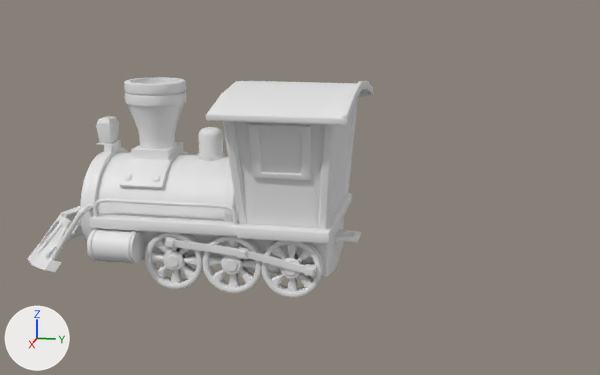
Two versions of the OBJ model _Intensifs-2025 (Dossier Unity)/Assets/_Alice/train.obj, one commit apart.
One viewpoint serves both versions: a 50 mm camera at (21.18, 6.68, 7.76) aimed at (-0.06, 2.44, 2.45). Every picture has the same lights, and +X, +Y and +Z are marked at lower left. Where no turn or scale is listed for an object, it has been applied to the vertices.

In view in the first picture: 'cabine', 'cheminer', 'devant', 'nez', 'nez.002', 'poutre.002', 'roue', 'roue.001', 'roue.002', 'socle_cheminer', 'sol', 'truc'.
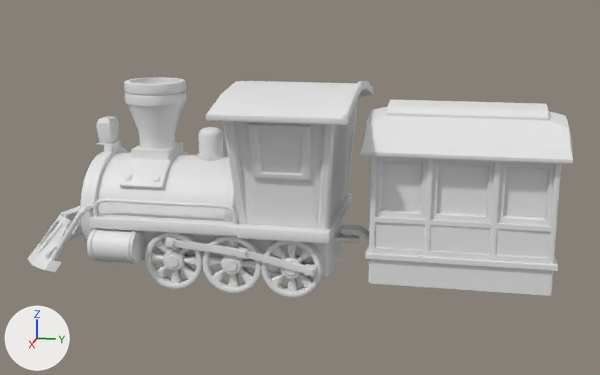
Edits to the bpy script that builds the scene:
```text
Add me_cube:
    me_cube.from_pydata(...)  # 974 vertices, 954 faces; spans x -1.68..1.68, y 3.56..9.14, z 0.42..4.88
    me_cube.materials.append(mat_uv)  # white #e7e7e7
Add ob_cube:
    ob_cube = bpy.data.objects.new('Cube', me_cube)
    ob_cube.location = (0.0, 0.0, 0.0)
```

What differs and where, as boxes [x1, y1, x2, y2] in the pictures (600 x 375 px):
'Cube', added: after [340, 100, 573, 296]
